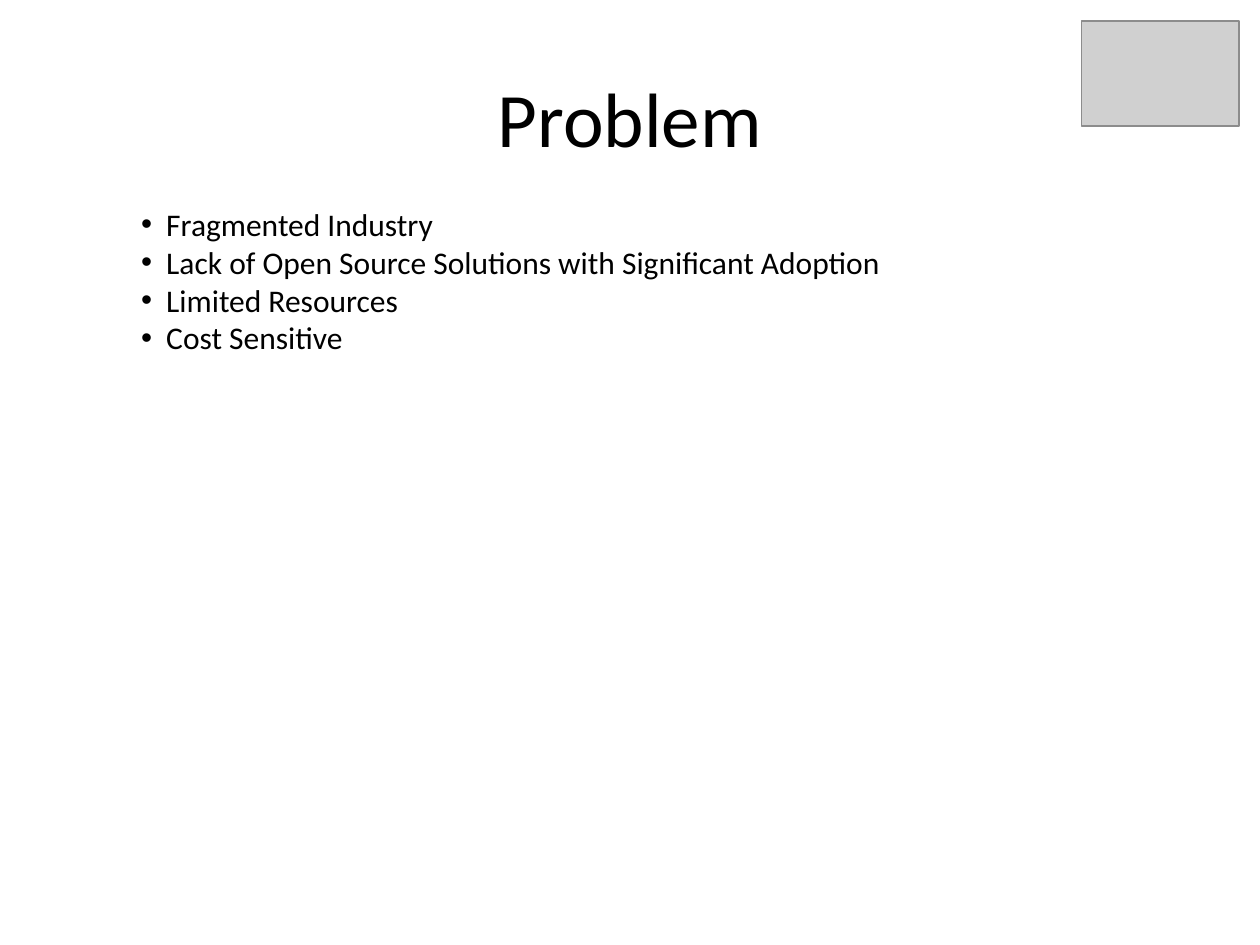
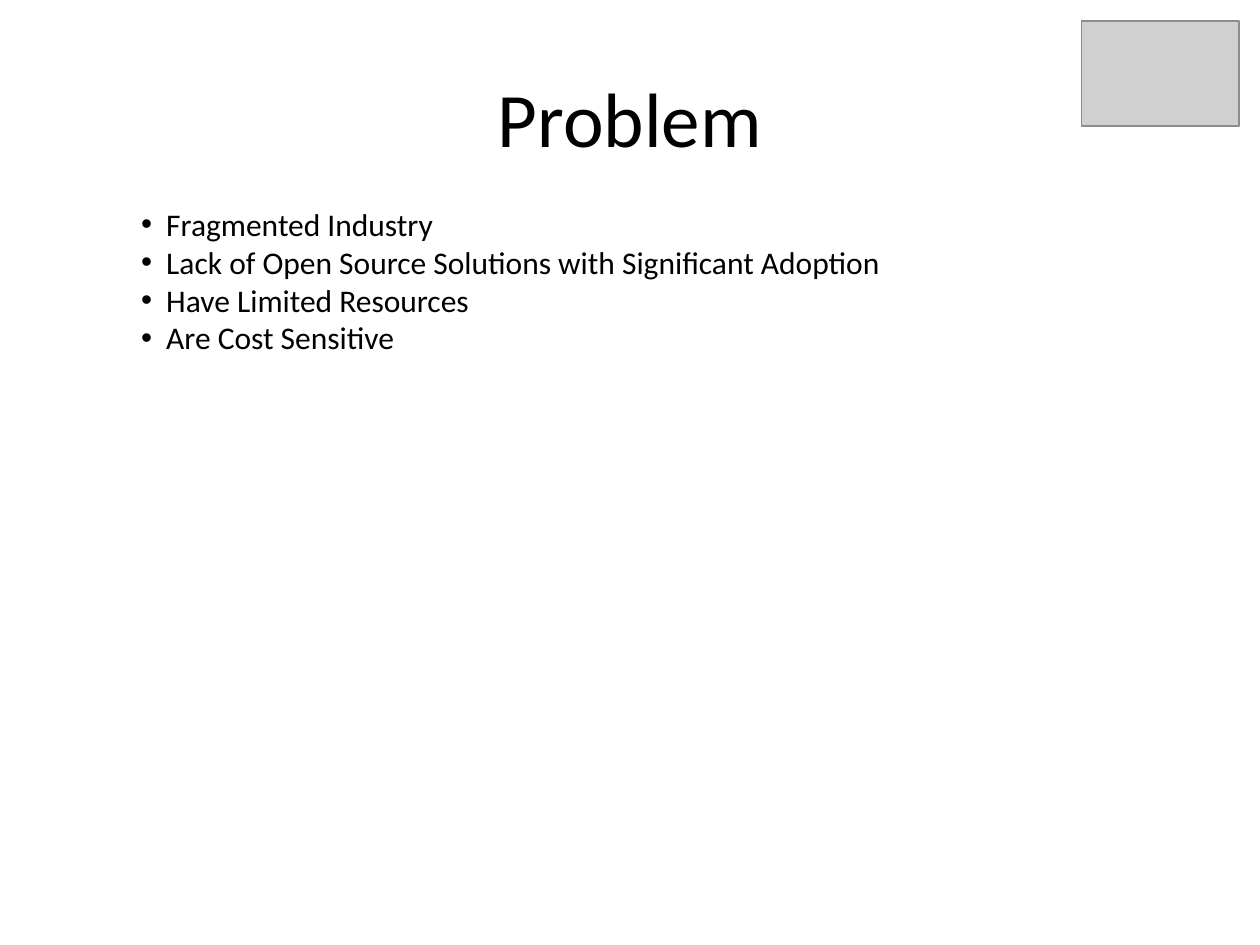
Before and after one commit to kskalvar/AWS-IoT-AndroidStudio, a slide deck: slide 4 of .assets/IoT-QuickStart-with-AWS.pptx. Drawn at 1260x945 pixels with LibreOffice and Linux fonts; fonts in the diff are those of the drawing; grey boxes stand for pictures. Boxes give left, top, right and bottom in pixels: in the first picture for what was removed or moved away, otherwise in the second. Text is boxed around its words. In the diff, an @@ line names an element or a change of style, - is before the commit and + after.

```diff
--- a/.assets/IoT-QuickStart-with-AWS.pptx
+++ b/.assets/IoT-QuickStart-with-AWS.pptx
@@ text at [166,290,468,350]: text changed @@
-• Limited Resources
-• Cost Sensitive
+• Have Limited Resources
+• Are Cost Sensitive
```
Also in this commit, not shown: 7 other slides changed, 2 other files.
